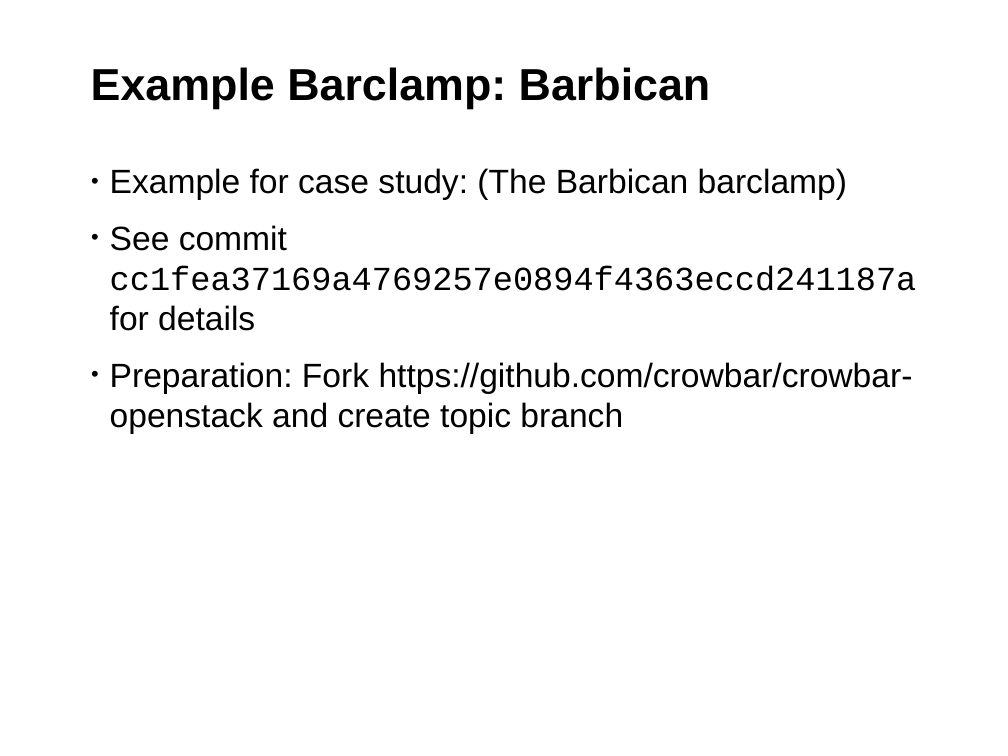
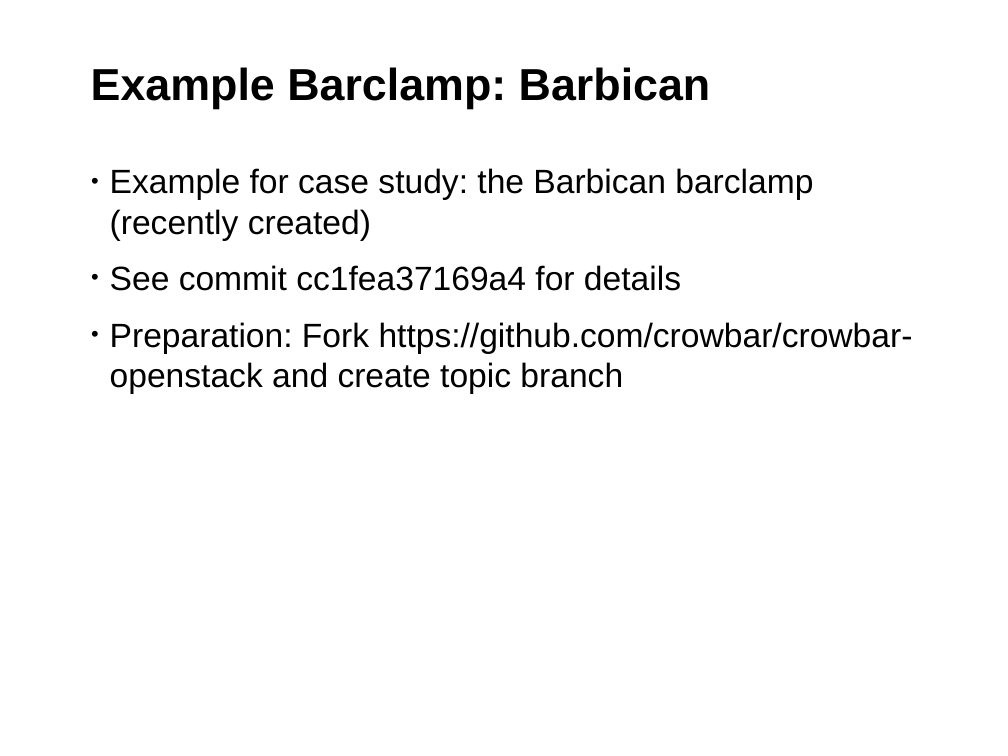
Before and after one commit to jgrassler/talks, a slide deck: slide 19 of crowbar-101/presentation.odp. Drawn at 1008x756 pixels with LibreOffice and Linux fonts; fonts in the diff are those of the drawing; background and template pictures are left out. Boxes give left, top, right and bottom in pixels: in the first picture for what was removed or moved away, otherwise in the second. Text is boxed around its words. In the diff, an @@ line names an element or a change of style, - is before the commit and + after.

```diff
--- a/crowbar-101/presentation.odp
+++ b/crowbar-101/presentation.odp
@@ text at <box>110,168,813,291</box>: text changed @@
-• Example for case study: (The Barbican barclamp)
-• See commit cc1fea37169a4769257e0894f4363eccd241187a for details
+• Example for case study: the Barbican barclamp (recently created)
+• See commit cc1fea37169a4 for details
```
Also in this commit, not shown: 2 other slides changed, 3 other files.
